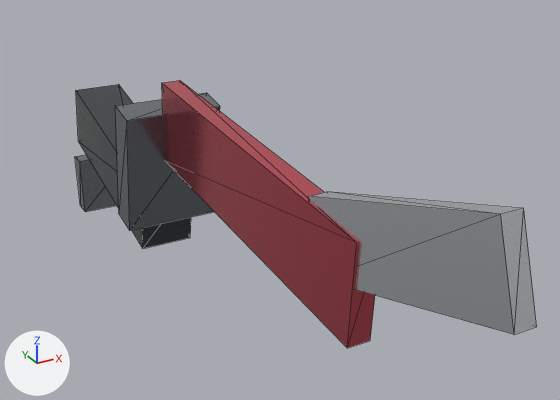
What one commit did to the glTF model assets/models/knife.glb.
Both versions are drawn from a 50 mm camera at (-0.14, -0.413, 0.145) aimed at (0.037, -0.092, -0.015). The lights are fixed; the arrows at lower left show +X, +Y and +Z. The picture after the commit comes second. Mesh edges are drawn as thin lines. Vertices at exactly the same position are counted once.

Objects in the first picture: 'knife'.
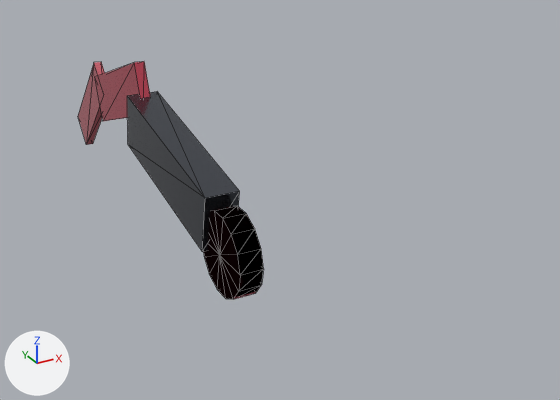
Changed parts and their boxes [x1, y1, x2, y2] in the pictures (560 x 400 px; the box of a moved part takes in the faces that stretch with it):
'knife', reshaped (60% narrower, 11% shorter)
    before: [75, 80, 537, 348]
    after: [78, 61, 263, 299]
part 1 of me_knife_mesh, added
    after: [204, 206, 263, 299]
part 2 of me_knife_mesh, moved or reshaped
    before: [76, 85, 191, 248]
    after: [127, 92, 240, 252]
part 3 of me_knife_mesh, moved or reshaped
    before: [308, 192, 537, 335]
    after: [95, 61, 150, 121]
part 4 of me_knife_mesh, added (brown)
    after: [78, 62, 105, 145]
part 5 of me_knife_mesh, deleted
    before: [75, 155, 117, 212]
part 6 of me_knife_mesh, deleted
    before: [115, 93, 220, 231]
part 7 of me_knife_mesh, deleted (brown)
    before: [162, 80, 375, 348]

Patch to the scene script:
```diff
--- a/assets/models/knife.glb.py
+++ b/assets/models/knife.glb.py
@@ me_knife_mesh @@
 # used by ob_knife; location = (0.0, 0.0, 0.0)
-me_knife_mesh.from_pydata(...)  # 40 vertices, 60 faces; spans x -0.026..0.026, y -0.292..0.108, z -0.084..0.063
+me_knife_mesh.from_pydata(...)  # 54 vertices, 92 faces; spans x -0.009..0.009, y -0.132..0.153, z -0.05..0.04
+# me_knife_mesh part 1: a new loose piece, a 14-sided cylinder along x spanning x -0.006..0.006, y -0.132..-0.088, z -0.049..-0.007, in mat_knife_mat
+# me_knife_mesh part 2: the loose piece of 8 vertices spanning x -0.015..0.015, y -0.028..0.108, z -0.063..0.003 is scaled about its middle by (0.6, 0.846, 0.815), then moved by (0.0, -0.085, 0.025)
+# me_knife_mesh part 3: the loose piece of 8 vertices spanning x -0.004..0.004, y -0.292..-0.188, z 0.001..0.063 is scaled about its middle by (0.75, 0.9, 0.918), then moved by (0.0, 0.285, -0.02)
+# me_knife_mesh part 4: the loose piece of 8 vertices spanning x -0.004..0.004, y -0.292..-0.188, z 0.001..0.063 is copied, and the copy is turned -24 degrees about the x axis through its middle and scaled by 0.794, then moved by (0.0, 0.355, -0.046); it spans x -0.002..0.002, y 0.077..0.153, z -0.05..0.022
+# me_knife_mesh part 5: the loose piece of 8 vertices spanning x -0.019..0.019, y 0.094..0.106, z -0.084..-0.046 is deleted
+# me_knife_mesh part 6: the loose piece of 8 vertices spanning x -0.026..0.026, y -0.045..-0.015, z -0.043..0.027 is deleted
+# me_knife_mesh part 7: the loose piece of 8 vertices spanning x -0.005..0.005, y -0.221..-0.039, z -0.016..0.04 is deleted
 me_knife_mesh.materials.append(mat_knife_mat)
```
